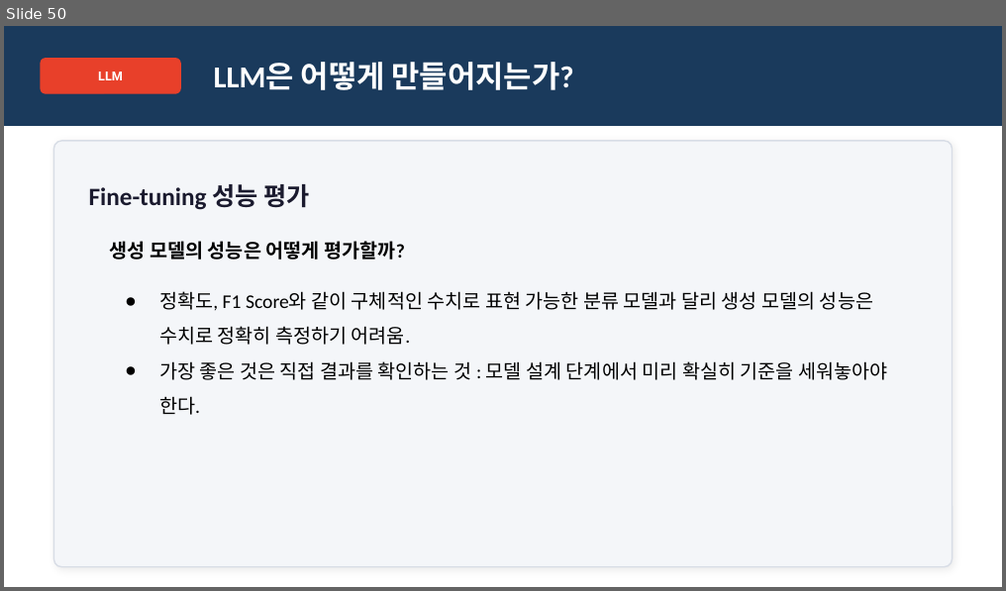
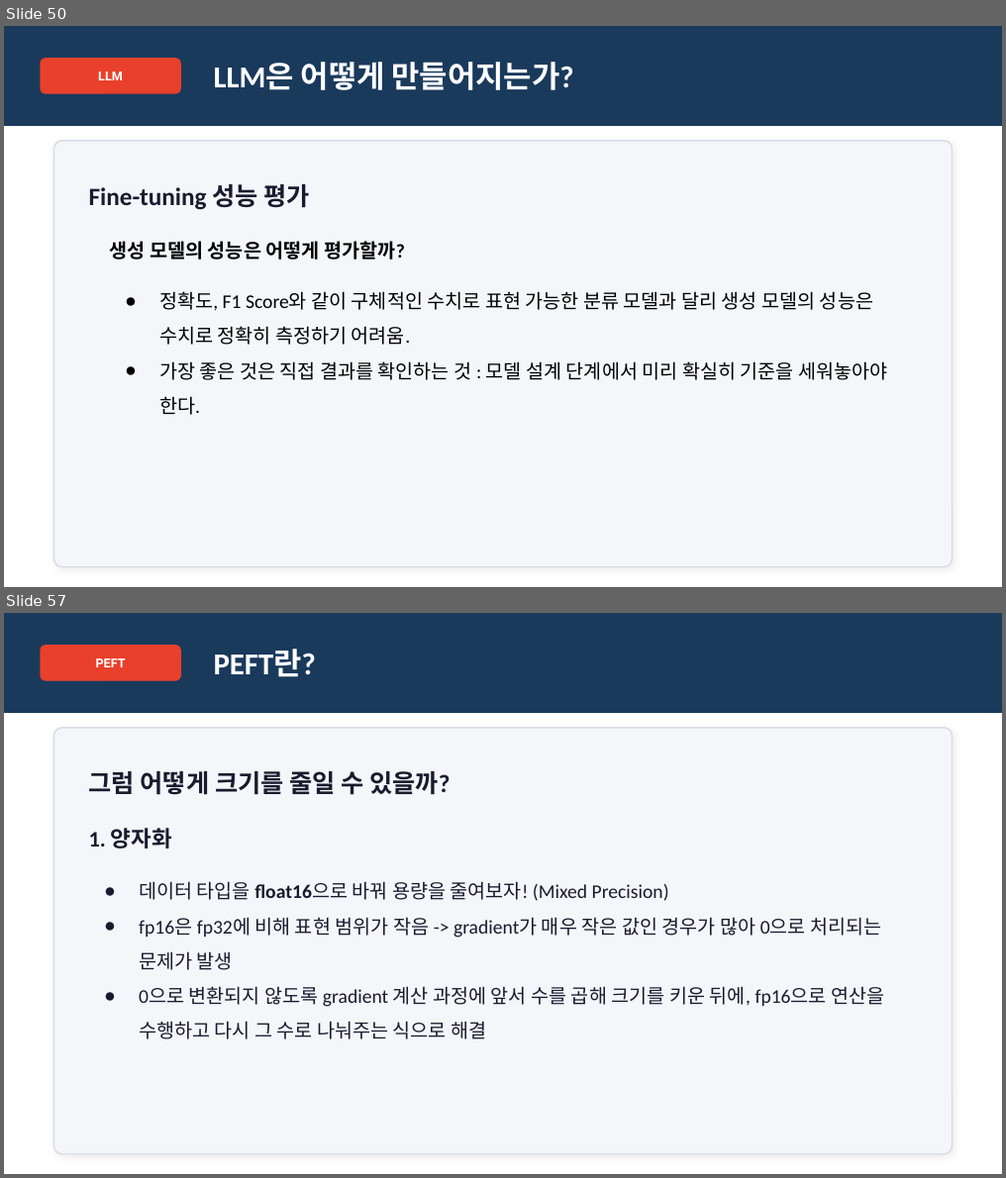
Before and after one commit to amyhong0/nvidia_ai_agent_engineer_course, a slide deck: LLM-fine-tuning-1.pptx. Shown one above the other, each under a label of ours: slide 50 before the commit, slides 50 and 57 after it; the slides between them are not shown. The pictures are 1006x591 and 1006x1178 pixels, drawn with LibreOffice and Linux fonts; fonts in the diff are those of the drawing. Boxes give left, top, right and bottom in pixels: in the first picture for what was removed or moved away, otherwise in the second. Text is boxed around its words. In the diff, an @@ line names an element or a change of style, - is before the commit and + after.

```diff
--- a/LLM-fine-tuning-1.pptx
+++ b/LLM-fine-tuning-1.pptx
@@ slide 57 added at (4, 613, 1002, 1174), background #FFFFFF @@
@@ rectangle added at (4, 613, 1002, 713), fill #1A3A5C, outline #1A3A5C 1 pt @@
@@ rounded rectangle added at (41, 645, 180, 680), fill #E8402A, outline #E8402A 1 pt @@
@@ text added at (96, 659, 126, 667), 9 pt, text #FFFFFF, bold @@
+PEFT
@@ text added at (214, 649, 316, 677), 22 pt, text #FFFFFF, bold @@
+PEFT란?
@@ rounded rectangle added at (54, 728, 952, 1154), fill #F4F6F9, outline #D8DDE6 1 pt @@
@@ text added at (89, 771, 450, 795), 18 pt, text #1A1A2E, bold @@
+그럼 어떻게 크기를 줄일 수 있을까?
@@ text added at (89, 828, 172, 849), 16 pt, text #1A1A2E, bold @@
+1. 양자화
@@ text added at (139, 881, 884, 1040), 14 pt, text #1A1A2E @@
+● 데이터 타입을 float16으로 바꿔 용량을 줄여보자! (Mixed Precision)
+● fp16은 fp32에 비해 표현 범위가 작음 -> gradient가 매우 작은 값인 경우가 많아 0으로 처리되는 문제가 발생
+● 0으로 변환되지 않도록 gradient 계산 과정에 앞서 수를 곱해 크기를 키운 뒤에, fp16으로 연산을 수행하고 다시 그 수로 나눠주는 식으로 해결
```
Also in this commit, not shown: 11 other slides added, 4 other files.
